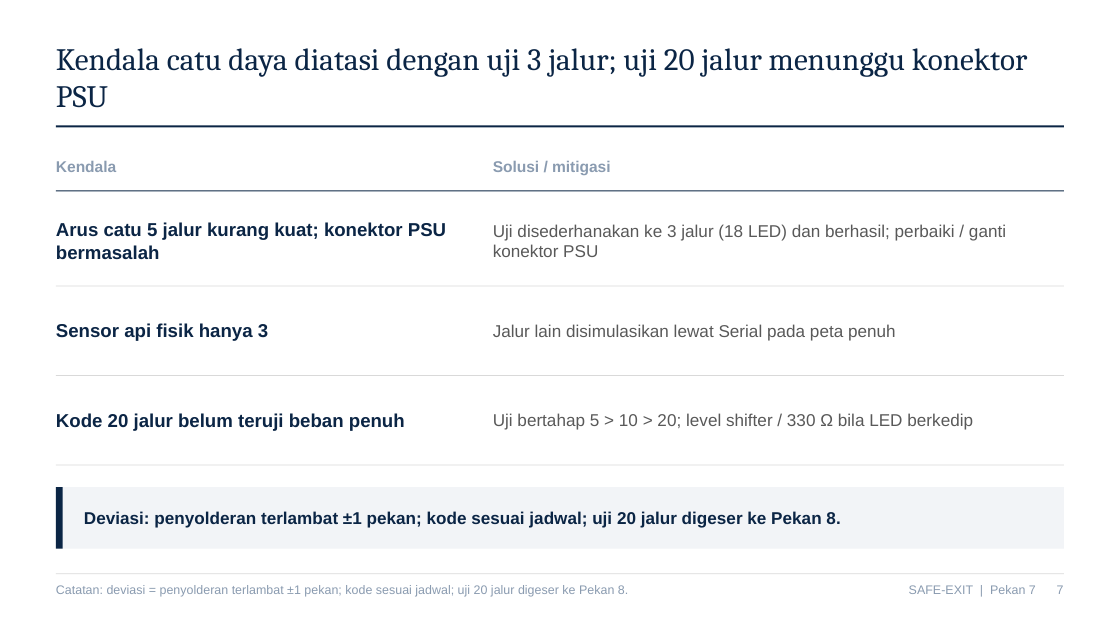
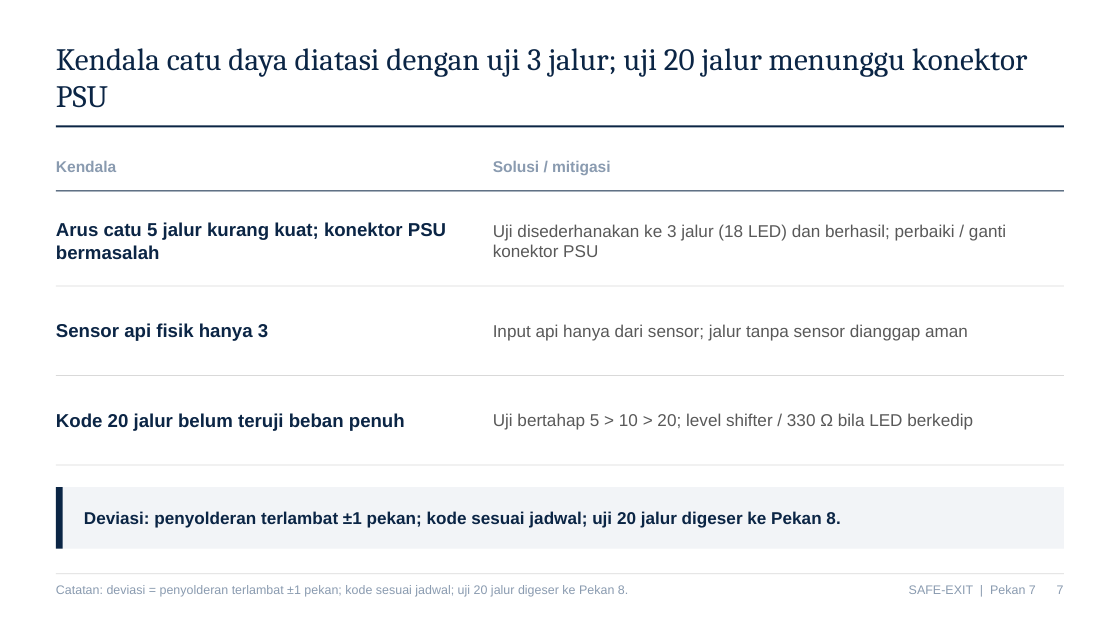
Before and after one commit to aryawiandra/despro-2, a slide deck: slide 7 of Week7/PPT_SAFE-EXIT_Pekan7_Kelompok21_MBB.pptx. Drawn at 1120x630 pixels with LibreOffice and Linux fonts; fonts in the diff are those of the drawing. Boxes give left, top, right and bottom in pixels: in the first picture for what was removed or moved away, otherwise in the second. Text is boxed around its words. In the diff, an @@ line names an element or a change of style, - is before the commit and + after.

Commit message:
fix: Week7 input api hanya dari sensor AO (ALLOW_TEXT_SIM 0), sesuaikan laporan, PPT, README

```diff
--- a/Week7/PPT_SAFE-EXIT_Pekan7_Kelompok21_MBB.pptx
+++ b/Week7/PPT_SAFE-EXIT_Pekan7_Kelompok21_MBB.pptx
@@ text at bbox=[493, 324, 968, 341]: text changed @@
-Jalur lain disimulasikan lewat Serial pada peta penuh
+Input api hanya dari sensor; jalur tanpa sensor dianggap aman
```
Also in this commit, not shown: 2 other slides changed, 5 other files.
